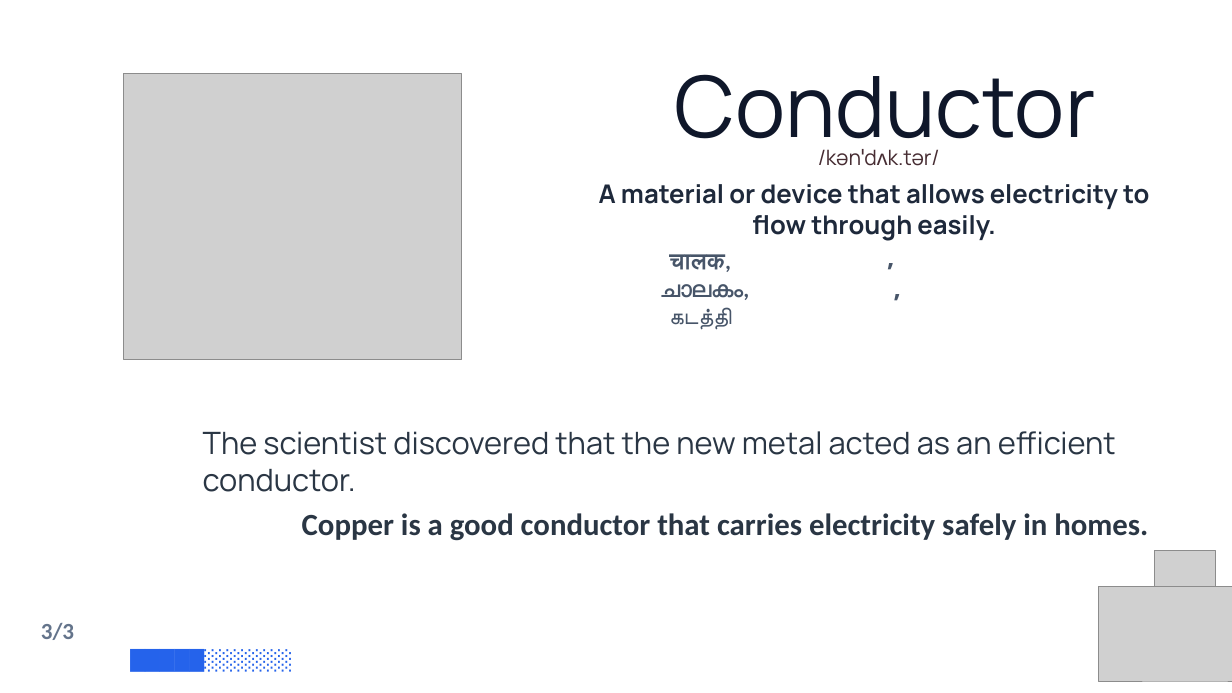
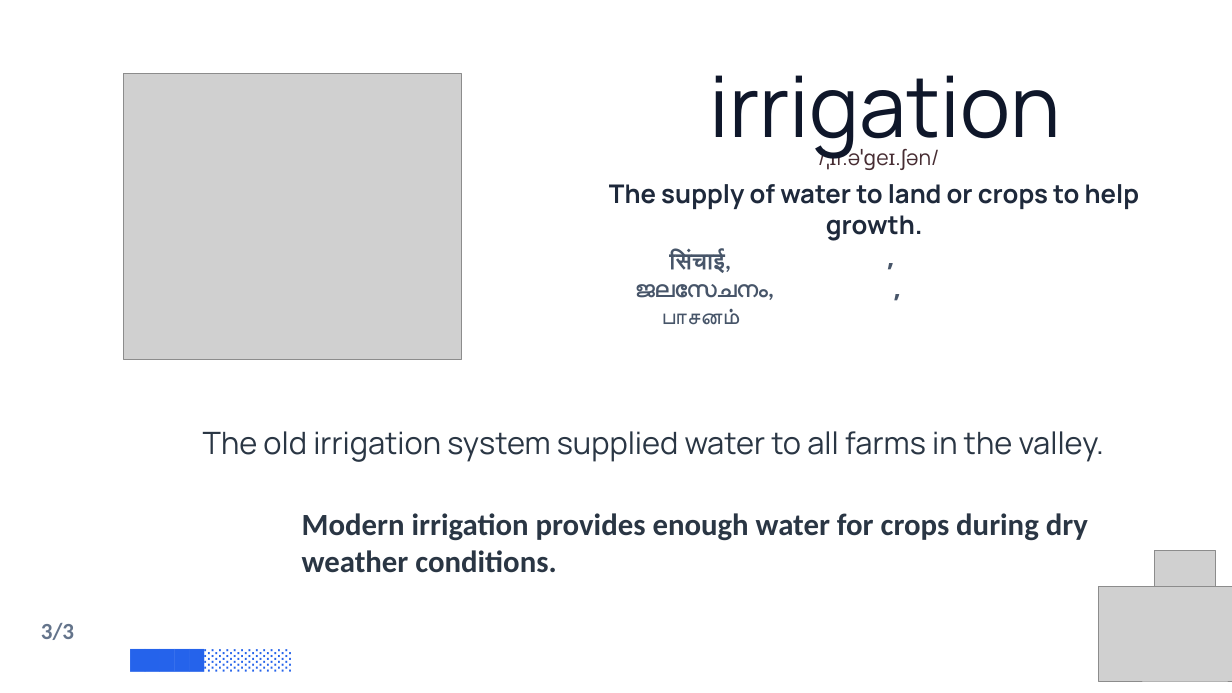
Before and after one commit to PrinceNR/AIVideoAutomation, a slide deck: slide 11 of output/test_builder.pptx. Drawn at 1232x693 pixels with LibreOffice and Linux fonts; fonts in the diff are those of the drawing; grey boxes stand for pictures; background and template pictures are left out. Boxes give left, top, right and bottom in pixels: in the first picture for what was removed or moved away, otherwise in the second. Text is boxed around its words. In the diff, an @@ line names an element or a change of style, - is before the commit and + after.

```diff
--- a/output/test_builder.pptx
+++ b/output/test_builder.pptx
@@ text at (709, 75, 1061, 161): text changed @@
-Conductor
+irrigation
@@ text at (888, 149, 940, 166): text changed @@
-/kənˈdʌk.tər/
+/ˌɪr.əˈɡeɪ.ʃən/
@@ text at (609, 184, 1140, 209): text changed @@
-A material or device that allows electricity to flow through easily.
+The supply of water to land or crops to help growth.
@@ text at (636, 251, 774, 325): text changed @@
-चालक,
-ചാലകം,
-கடத்தி
+सिंचाई,
+ജലസേചനം,
+பாசனம்
@@ text at (203, 431, 1104, 462): text changed @@
-The scientist discovered that the new metal acted as an efficient conductor.
+The old irrigation system supplied water to all farms in the valley.
@@ text at (302, 513, 1088, 573): text changed @@
-Copper is a good conductor that carries electricity safely in homes.
+Modern irrigation provides enough water for crops during dry weather conditions.
```
Also in this commit, not shown: 11 other slides changed, 33 other files.
